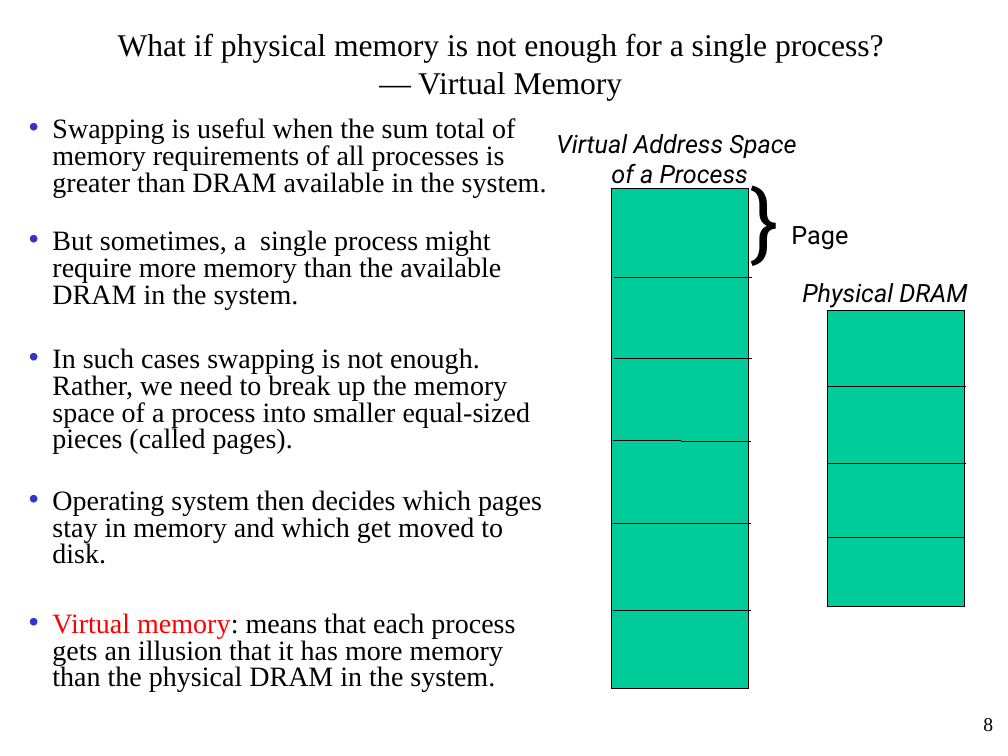
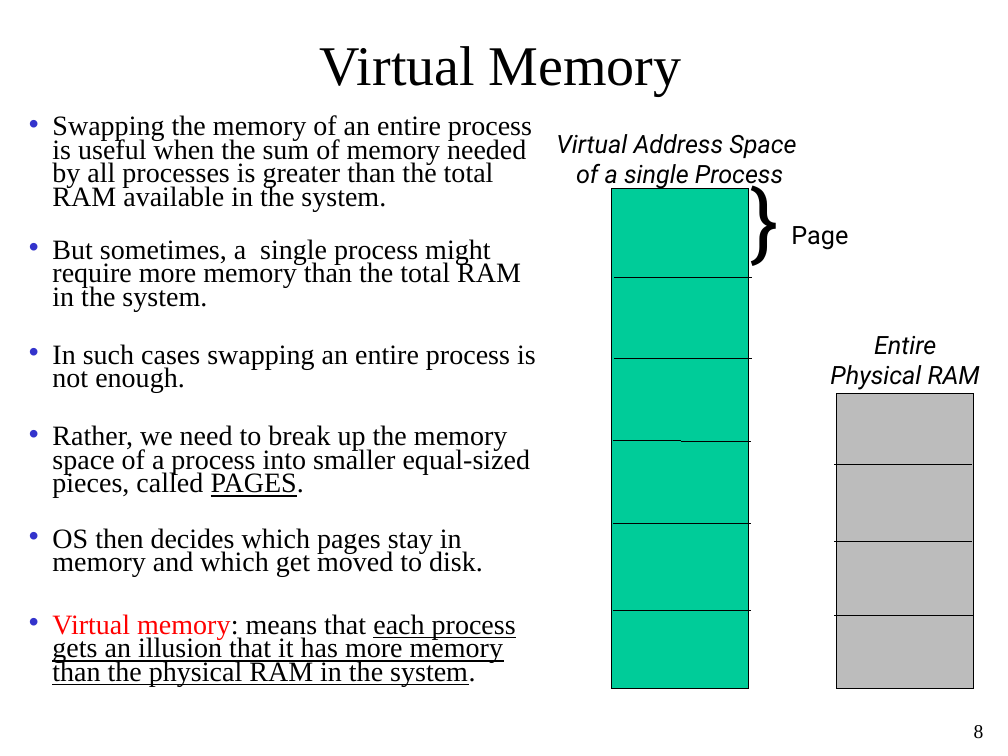
Before and after one commit to oscourse/oscourse.github.io, a slide deck: slide 8 of slides/virtual_memory_intro.pptx. Drawn at 1008x756 pixels with LibreOffice and Linux fonts; fonts in the diff are those of the drawing. Boxes give left, top, right and bottom in pixels: in the first picture for what was removed or moved away, otherwise in the second. Text is boxed around its words. In the diff, an @@ line names an element or a change of style, - is before the commit and + after.

Commit message:
minor changes

```diff
--- a/slides/virtual_memory_intro.pptx
+++ b/slides/virtual_memory_intro.pptx
@@ title at (x1=320, y1=46, x2=682, y2=96): text changed; size 22.6 to 40 pt @@
-What if physical memory is not enough for a single process?
-— Virtual Memory
+Virtual Memory
@@ text at (x1=52, y1=115, x2=536, y2=686): text changed @@
-• Swapping is useful when the sum total of memory requirements of all processes is greater than DRAM available in the system.
-• But sometimes, a single process might require more memory than the available DRAM in the system.
-• In such cases swapping is not enough. Rather, we need to break up the memory space of a process into smaller equal-sized pieces (called pages).
-• Operating system then decides which pages stay in memory and which get moved to disk.
-• Virtual memory: means that each process gets an illusion that it has more memory than the physical DRAM in the system.
+• Swapping the memory of an entire process is useful when the sum of memory needed by all processes is greater than the total RAM available in the system.
+• But sometimes, a single process might require more memory than the total RAM in the system.
+• In such cases swapping an entire process is not enough.
+• Rather, we need to break up the memory space of a process into smaller equal-sized pieces, called PAGES.
+• OS then decides which pages stay in memory and which get moved to disk.
+• Virtual memory: means that each process gets an illusion that it has more memory than the physical RAM in the system.
@@ text at (x1=576, y1=164, x2=783, y2=189): text changed @@
-of a Process
+of a single Process
@@ text at (x1=830, y1=336, x2=980, y2=390): text changed @@
-Physical DRAM
+Entire
+Physical RAM
@@ rectangle moved from (x1=828, y1=310, x2=965, y2=606) to (x1=837, y1=393, x2=974, y2=688) @@
@@ rectangle at (x1=837, y1=393, x2=974, y2=688): fill #00CC99 to #BCBCBC @@
@@ line moved from (829, 386) - (966, 386) to (835, 465) - (972, 465) @@
@@ line moved from (829, 464) - (966, 464) to (835, 541) - (972, 541) @@
@@ line moved from (828, 537) - (965, 537) to (835, 616) - (972, 616) @@
@@ page number moved from (x1=983, y1=718, x2=993, y2=732) to (x1=974, y1=725, x2=984, y2=739) @@
```
Also in this commit, not shown: 2 other slides changed, 1 slide added.
